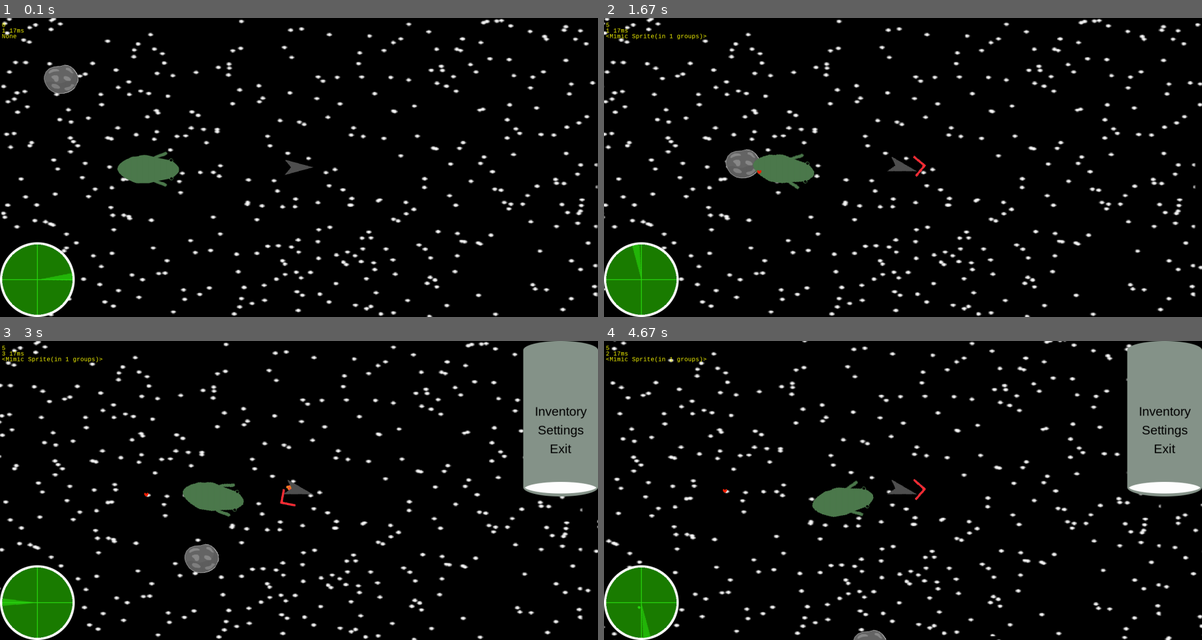
Above: before the commit, frames 1-4 (two rows, left to right).
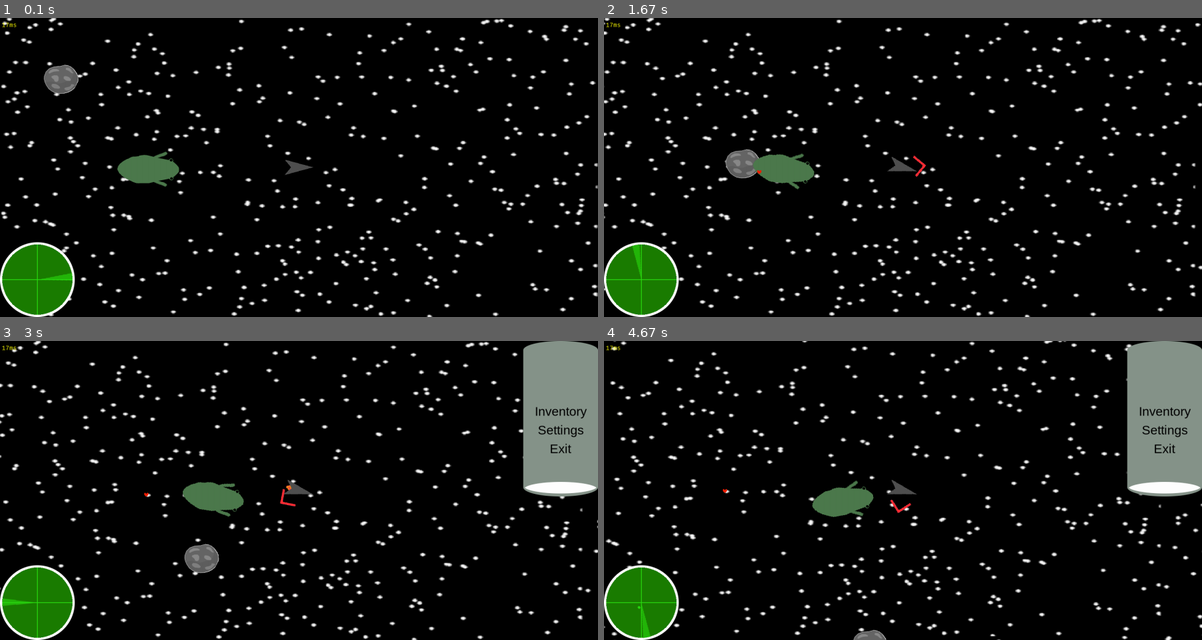
Above: after the commit, the same moments.

Repository: Jacob-OTW/Explorer-in-PyGame
Game: pygame game, started from main.py
Same seed, same stepped clock (60 frames per second), same inputs: the game is played once before the commit and once after it.
Inputs (mouse positions are in pixels of both pictures, inside the frame that each line leads up to):
- Up to frame 1 (0.1 s): no input
- Up to frame 2 (1.67 s): tap F at 0.33 s; tap Space at 0.67 s; tap D at 1 s; click (759, 170) at 1.38 s
- Up to frame 3 (3 s): tap E at 1.67 s; hold Up 2-2.47 s; hold Down 2.5-2.8 s; tap F at 2.57, 2.9 s; hold Up from 2.83 s (still down); tap Space at 2.98 s
- Up to frame 4 (4.67 s): release Up at 3.2 s; hold Down 3.23-3.6 s; tap F at 3.3, 3.7, 4.03, 4.37 s; hold Up 3.63-3.93 s; hold Down 3.97-4.27 s; tap Space at 4.12 s; hold Up from 4.3 s (still down)

The runs differ from the first frame. In frame 1, less than 0.1% of the frame differs, in the area x 0-4%, y 1-7%; in frame 2, 0.2%; in frame 3, 0.2%; in frame 4, 0.3%, in the area x 0-54%, y 1-58%.

Commit message:
Made Creatures hidden by default, they need to be seen by a probe to show on the map.

Diff:
--- a/asteroid_obj.py
+++ /dev/null
@@ -1,24 +0,0 @@
-import pygame
-from settings import stage
-
-
-class Asteroid(pygame.sprite.Sprite):
-    def __init__(self, pos=(0, 0), force=(0, 0), loot='Item_A'):
-        super().__init__()
-        self.status = ['Asteroid']
-        self.image = pygame.image.load('Assets/Planets/asteroid.png').convert_alpha()
-        self.rect = self.image.get_rect()
-        self.mask = pygame.mask.from_surface(self.image)
-        self.startx, self.starty = pos
-        self.XF, self.YF = force
-        self.loot = loot
-
-    def update(self):
-        self.startx += self.XF
-        self.starty += self.YF
-        self.rect.x = self.startx - stage.XScroll
-        self.rect.y = self.starty - stage.YScroll
-
-
-asteroid_group = pygame.sprite.Group()
-asteroid_group.add(Asteroid(pos=(100, 100), force=(1, 1)))
--- a/creature_obj.py
+++ b/creature_obj.py
@@ -3,7 +3,13 @@
 import random
 from settings import stage
 from player_obj import play
+from space_probe_obj import space_probe_group
 from nav_objs import Mimic, mimic_group
+
+def dis_to(mp, tp):
+    x = tp[0] - mp[0]
+    y = tp[1] - mp[1]
+    return math.sqrt(x ** 2 + y ** 2)
 
 
 class Creature(pygame.sprite.Sprite):
@@ -18,7 +24,7 @@
         self.angle = 90
         self.timer = 0
         self.loot = 'Dead Skin'
-        self.seen = True
+        self.seen = False
         mimic_group.add(Mimic(self))
 
     def update(self):
@@ -31,6 +37,10 @@
         self.rect = self.image.get_rect(center=(self.start[0] - stage.XScroll, self.start[1] - stage.YScroll))
         if math.sqrt((self.rect.x - play.rect.x)**2 + (self.rect.y - play.rect.y)**2) < 200 and self.loot not in play.inventory:
             play.inventory.append(self.loot)
+
+        for probe in space_probe_group.sprites():
+            if dis_to(self.rect.center, probe.rect.center) < 2000:
+                self.seen = True
 
     def cycle_animation(self):
         speed = 0.3
--- a/main.py
+++ b/main.py
@@ -82,6 +82,7 @@
 last_time = time.time()
 play.inventory.append('Radar')
 play.inventory.append('C4')
+play.inventory.append('Probe')
 while True:
     # Timing
     frame_time = time.time() - last_time
@@ -130,12 +131,8 @@
     pop_up_group.draw(stage.screen)
 
     # Text
-    text = myfont.render(f"{len(map_selector.possible)}", True, (255, 255, 0))
+    text = myfont.render(f"{round(frame_time * 1000)}ms", True, (255, 255, 0))
     stage.screen.blit(text, (5, 10))
-    text2 = myfont.render(f"{map_selector.target_index} {round(frame_time * 1000)}ms", True, (255, 255, 0))
-    stage.screen.blit(text2, (5, 25))
-    text3 = myfont.render(f"{map_selector.target}", True, (255, 255, 0))
-    stage.screen.blit(text3, (5, 40))
 
     # Update
     pygame.display.flip()
--- a/missile_obj.py
+++ b/missile_obj.py
@@ -72,8 +72,7 @@
             if self.mask.overlap(planet.mask, offset):
                 if 'Asteroid' in planet.status:
                     play.Current_Planet = None
-                    planet_group.add(Planet(100, 100, force=(3.2, 2.1), costume_num='asteroid', loot='Item_A',
-                                            status=['Asteroid', 'Loot']))
+                    planet.reconstruct()
                     planet.kill()
                 effect_group.add(Explosion((stage.XScroll + self.rect.centerx, stage.YScroll + self.rect.centery)))
                 self.kill()
--- a/planet_obj.py
+++ b/planet_obj.py
@@ -15,7 +15,7 @@
 
 
 class Planet(pygame.sprite.Sprite):  # This class is used for Planets of all kind
-    def __init__(self, x, y, force=(0, 0), status=None, size=100, orbit_speed=10, mass=0.01, loot=None,
+    def __init__(self, x, y, force=(0.0, 0.0), status=None, size=100, orbit_speed=10, mass=0.01, loot=None,
                  costume_num='1',
                  buying=None, selling=None, chart=None):
         super().__init__()
@@ -57,6 +57,12 @@
 
         # Mimic
         mimic_group.add(Mimic(self))
+
+    def reconstruct(self):
+        x1 = random.randint(-18000, 18000)
+        y1 = random.randint(-8000, 8000)
+        v = random.uniform(-5, 5), random.uniform(-5, 5)
+        planet_group.add(Planet(x1, y1, force=v, costume_num='asteroid', status=['Asteroid', 'Loot'], loot=self.loot))
 
     def update(self):
         if 'Static' in self.status:  # Things to do if Static
@@ -110,8 +116,7 @@
                 play.Current_Planet = None
                 map_selector.target = None
                 if 'Asteroid' in self.status:
-                    planet_group.add(Planet(100, 100, costume_num='asteroid', loot='Item_A',
-                                            status=['Asteroid', 'Loot']))
+                    self.reconstruct()
                 self.kill()
 
 
@@ -143,7 +148,7 @@
             Planet(pos[0], pos[1] - 70, mass=0.005, orbit_speed=5, size=50, costume_num='2', status=['Moving'], chart='Map-C2'),
             Planet(pos[0], pos[1] - 200, mass=0.0018, orbit_speed=2, size=50, costume_num='2', status=['Moving'], chart='Map-C2'),
         ]
-    }
+                }
     for planet in systems[num]:
         planet_group.add(planet)
 
--- a/shop_UI_obj.py
+++ b/shop_UI_obj.py
@@ -91,7 +91,7 @@
         self.cached_item = None  # used to delete items and such
         self.shop = False  # Is shop shown
         self.page = 0  # Page is used for the inventory and later prob. for selling and buying
-        self.usable_items = ['Item', 'Dead Skin', 'Probe', 'C4']
+        self.usable_items = ['Probe', 'C4']
 
     def update(self):
         self.image = pygame.image.load('Assets/shop_ui.png').convert_alpha()
@@ -137,10 +137,6 @@
                             return_inventory()
                     elif choice == 'Use':
                         match self.cached_item:
-                            case 'Item':
-                                print('Yes')
-                            case 'Dead Skin':
-                                print('No')
                             case 'Probe':
                                 add_probe()
                                 play.inventory.remove('Probe')
